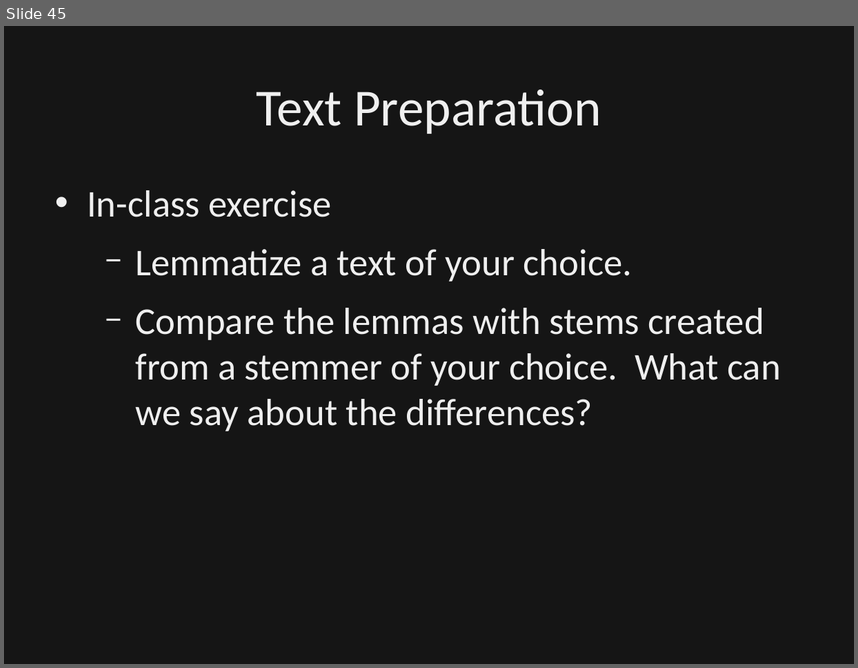
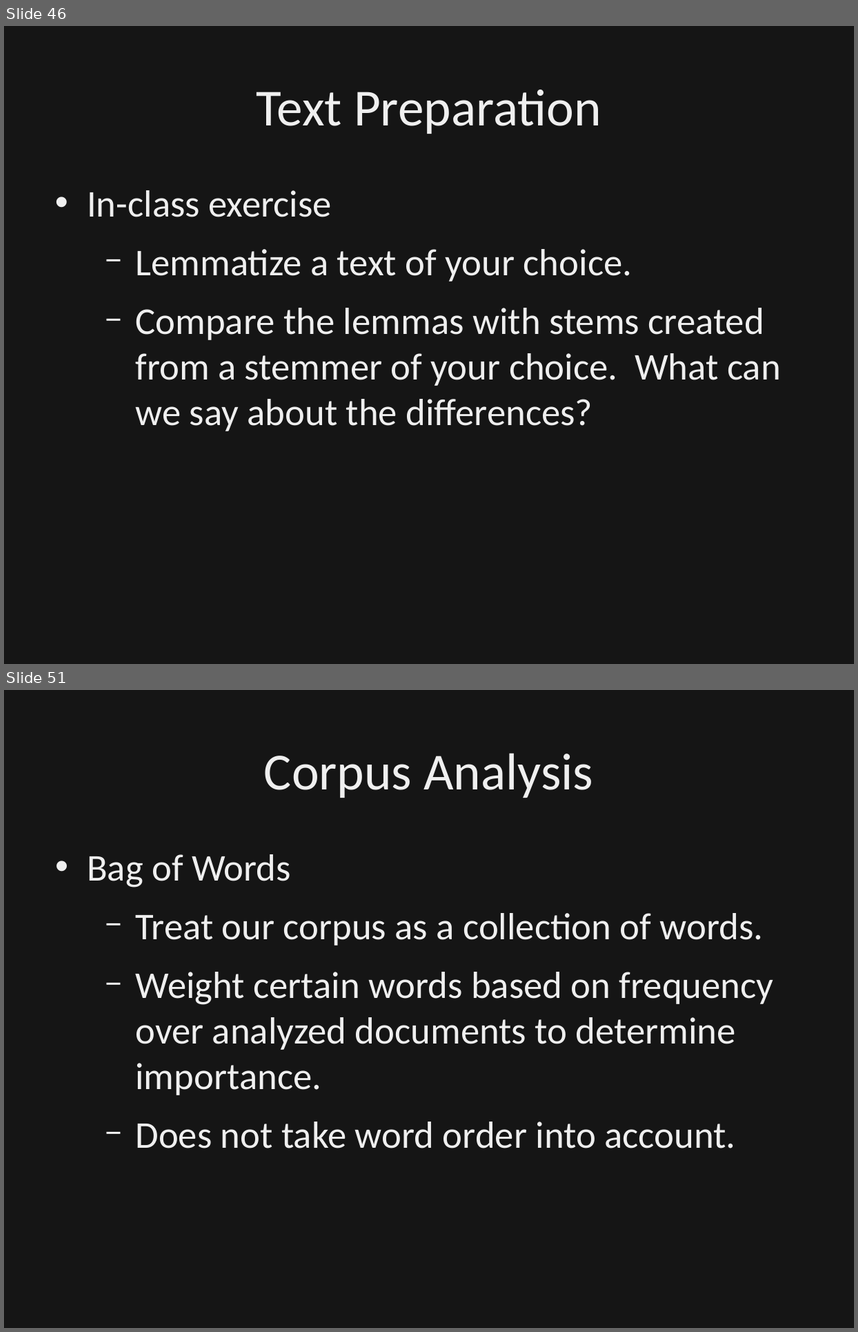
Before and after one commit to dbowmans46/PracticalProgramming, a slide deck: Session 7 - Python/Instructional Material/Session 7 - Python Brief Intro to NLP.odp. Shown one above the other, each under a label of ours: slide 45 before the commit, slides 46 and 51 after it; the slides between them are not shown. The pictures are 858x668 and 858x1332 pixels, drawn with LibreOffice and Linux fonts; fonts in the diff are those of the drawing; background and template pictures are left out; a plain dark background stands for a picture behind light text. Boxes give left, top, right and bottom in pixels: in the first picture for what was removed or moved away, otherwise in the second. Text is boxed around its words. In the diff, an @@ line names an element or a change of style, - is before the commit and + after.

Commit message:
Combined basic text analysis and text classificatoin slides.  Added slides for bag of words and word embedding.  Created python file for corpus analysis examples.  Clarified POS tagger.

```diff
--- a/Session 7 - Python/Instructional Material/Session 7 - Python Brief Intro to NLP.odp
+++ b/Session 7 - Python/Instructional Material/Session 7 - Python Brief Intro to NLP.odp
@@ slide 51 added at (x1=4, y1=690, x2=854, y2=1328), background picture (left out) @@
@@ rectangle added at (x1=4, y1=690, x2=854, y2=1328), fill #000000 at 50% opacity, outline #000000 0 pt @@
@@ title added at (x1=264, y1=753, x2=593, y2=798), 44 pt, text #EFEFEF @@
+Corpus Analysis
@@ text added at (x1=87, y1=854, x2=774, y2=1148), 32 pt, text #EFEFEF @@
+• Bag of Words
+  − Treat our corpus as a collection of words.
+  − Weight certain words based on frequency over analyzed documents to determine importance.
+  − Does not take word order into account.
@@ what was slide 45 is now slide 46 @@
```
Also in this commit, not shown: 8 slides changed, 13 other slides added, 2 slides removed, 1 other file.
